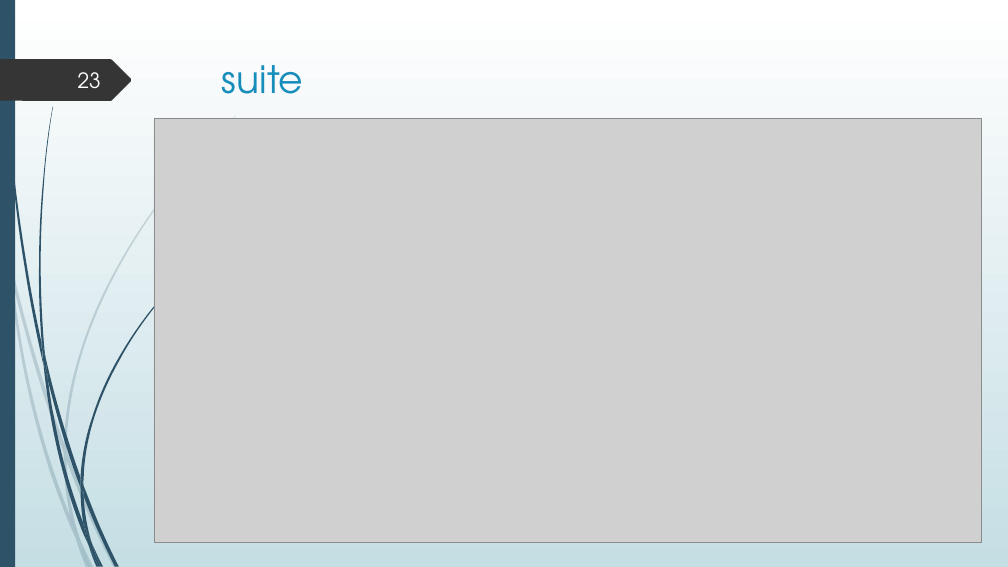
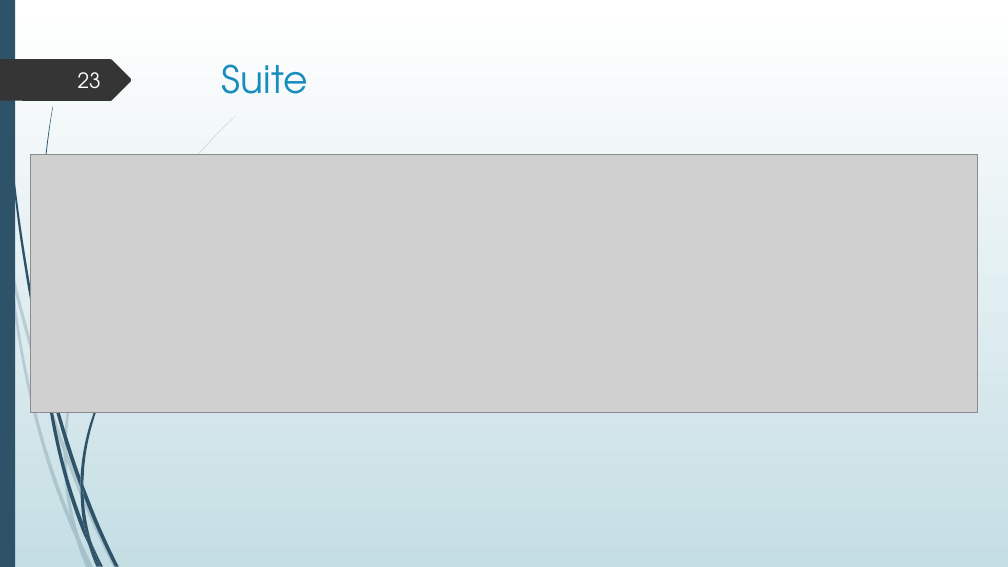
Before and after one commit to LisaF0/projet, a slide deck: slide 23 of aDoc/Projet boutique en ligne.pptx. Drawn at 1008x567 pixels with LibreOffice and Linux fonts; fonts in the diff are those of the drawing; grey boxes stand for pictures. Boxes give left, top, right and bottom in pixels: in the first picture for what was removed or moved away, otherwise in the second. Text is boxed around its words. In the diff, an @@ line names an element or a change of style, - is before the commit and + after.

```diff
--- a/aDoc/Projet boutique en ligne.pptx
+++ b/aDoc/Projet boutique en ligne.pptx
@@ title at (222, 64, 308, 94): text changed @@
-suite
+Suite
@@ picture: place and size @@
-picture at (154, 119, 982, 542)
+picture at (31, 155, 978, 413)
@@ freeform shape removed at (42, 340, 48, 382) @@
```
Also in this commit, not shown: 11 other slides changed, 3 slides added, 15 other files.
